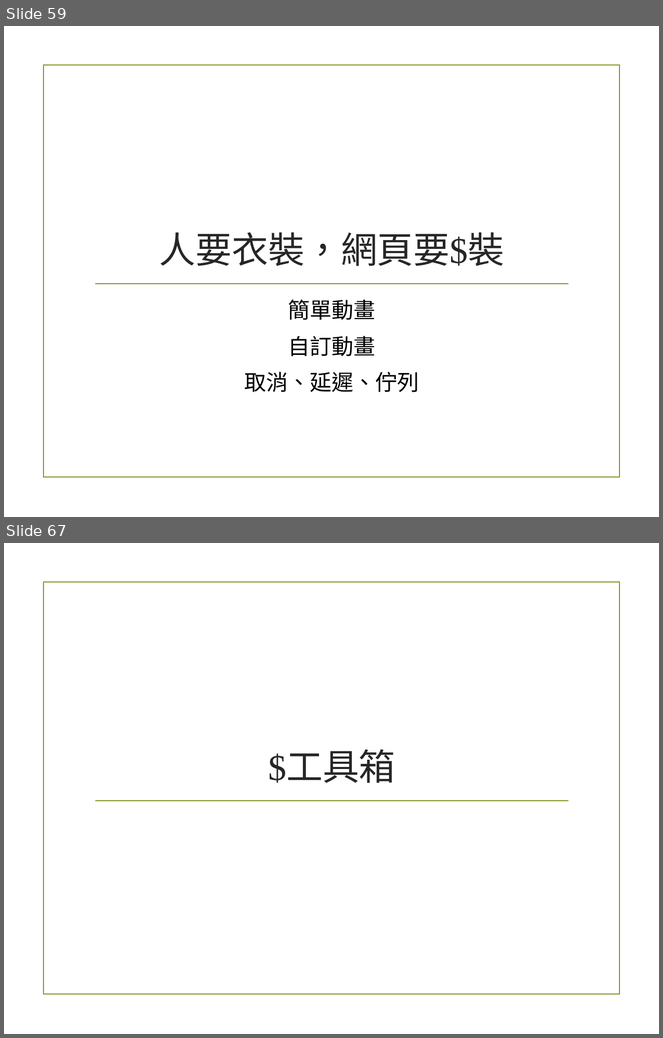
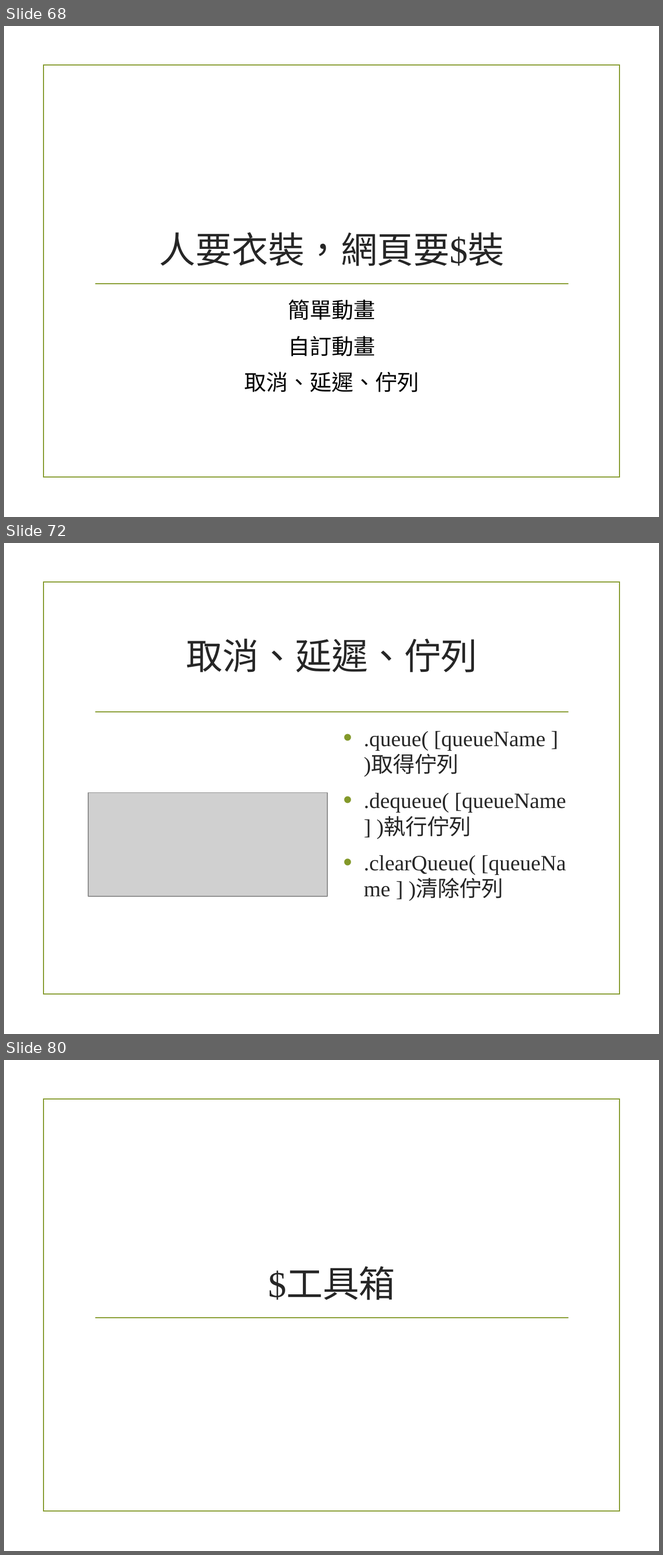
Before and after one commit to alexchen7022/JavaScriptStudyMaterial, a slide deck: 4_Jquery.pptx. Shown one above the other, each under a label of ours: slides 59 and 67 before the commit, slides 68, 72 and 80 after it; the slides between them are not shown. The pictures are 663x1038 and 663x1555 pixels, drawn with LibreOffice and Linux fonts; fonts in the diff are those of the drawing; grey boxes stand for pictures; background and template pictures are left out. Boxes give left, top, right and bottom in pixels: in the first picture for what was removed or moved away, otherwise in the second. Text is boxed around its words. In the diff, an @@ line names an element or a change of style, - is before the commit and + after.

```diff
--- a/4_Jquery.pptx
+++ b/4_Jquery.pptx
@@ slide 72 added at <box>4,543,659,1034</box>, background picture (left out); not listed: 1 template element that a slide beside it also shows @@
@@ title added at <box>187,639,477,672</box>, 40 pt, text #262626 @@
+取消、延遲、佇列
@@ line added from (96, 712) to (568, 712), #83992A 1.25 pt @@
@@ text added at <box>364,731,566,901</box>, 24 pt, text #262626 @@
+• .queue( [queueName ] )取得佇列
+• .dequeue( [queueName ] )執行佇列
+• .clearQueue( [queueName ] )清除佇列
@@ picture added at <box>89,793,327,897</box> @@
@@ what was slide 59 is now slide 68 @@
@@ what was slide 67 is now slide 80 @@
```
Also in this commit, not shown: 1 slide changed, 21 other slides added, 9 slides removed.
